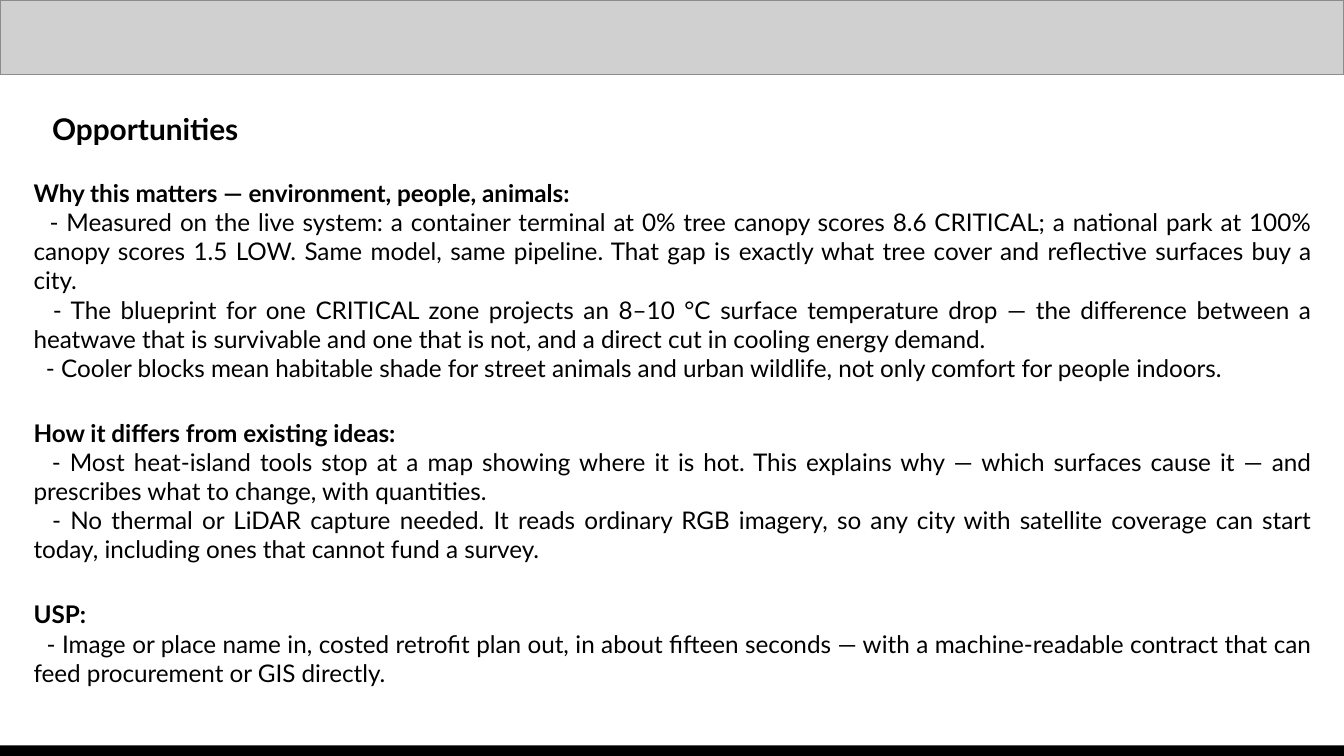
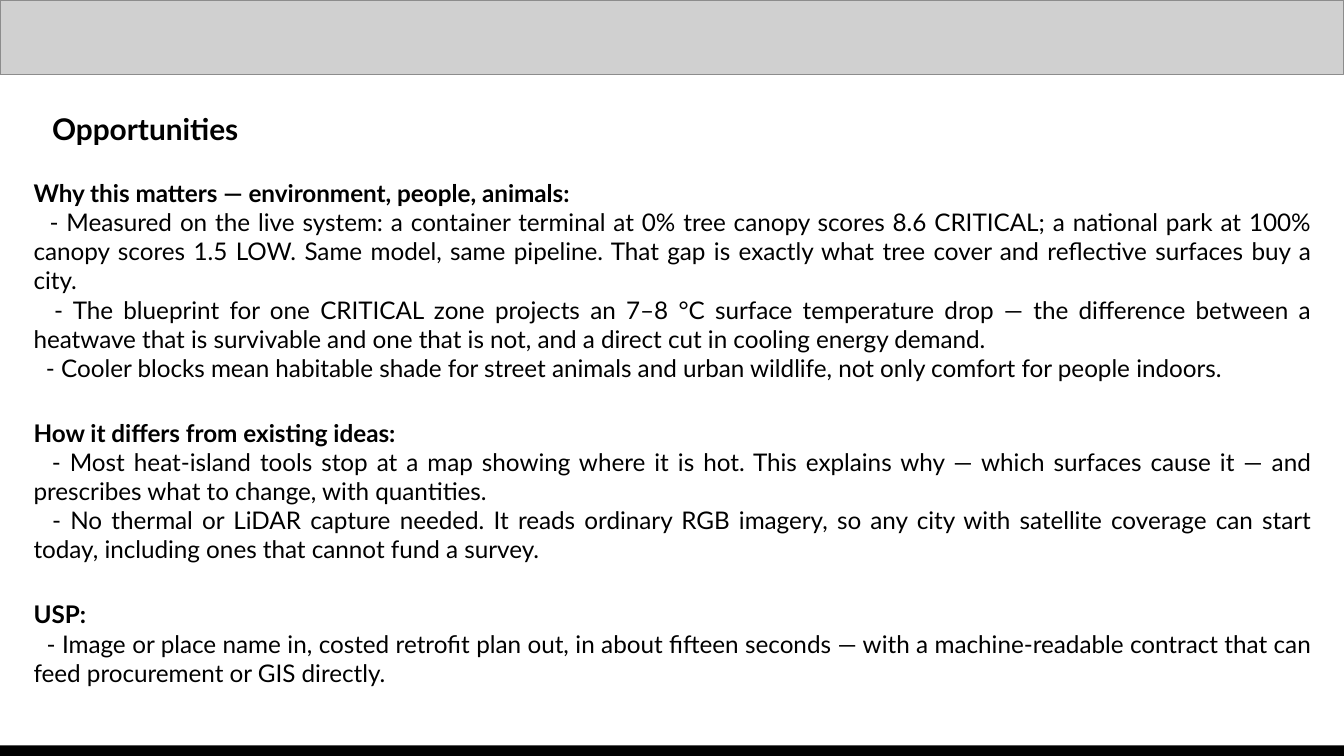
Before and after one commit to debabratahazra/hotspot-sentinels, a slide deck: slide 3 of docs/ppt/HotSpot_Sentinels_Submission.pptx. Drawn at 1344x756 pixels with LibreOffice and Linux fonts; fonts in the diff are those of the drawing; grey boxes stand for pictures. Boxes give left, top, right and bottom in pixels: in the first picture for what was removed or moved away, otherwise in the second. Text is boxed around its words. In the diff, an @@ line names an element or a change of style, - is before the commit and + after.

```diff
--- a/docs/ppt/HotSpot_Sentinels_Submission.pptx
+++ b/docs/ppt/HotSpot_Sentinels_Submission.pptx
@@ subtitle at [34, 301, 1311, 353]: text changed @@
-- The blueprint for one CRITICAL zone projects an 8–10 °C surface temperature drop — the difference between a heatwave that is survivable and one that is not, and a direct cut in cooling energy demand.
+- The blueprint for one CRITICAL zone projects an 7–8 °C surface temperature drop — the difference between a heatwave that is survivable and one that is not, and a direct cut in cooling energy demand.
```
Also in this commit, not shown: 5 other slides changed, 1 other file.
